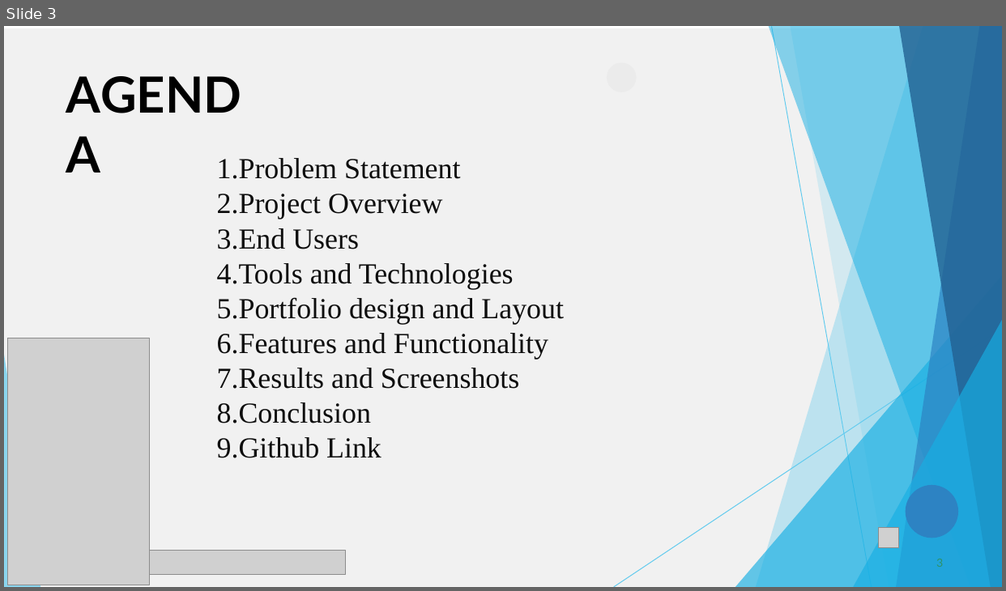
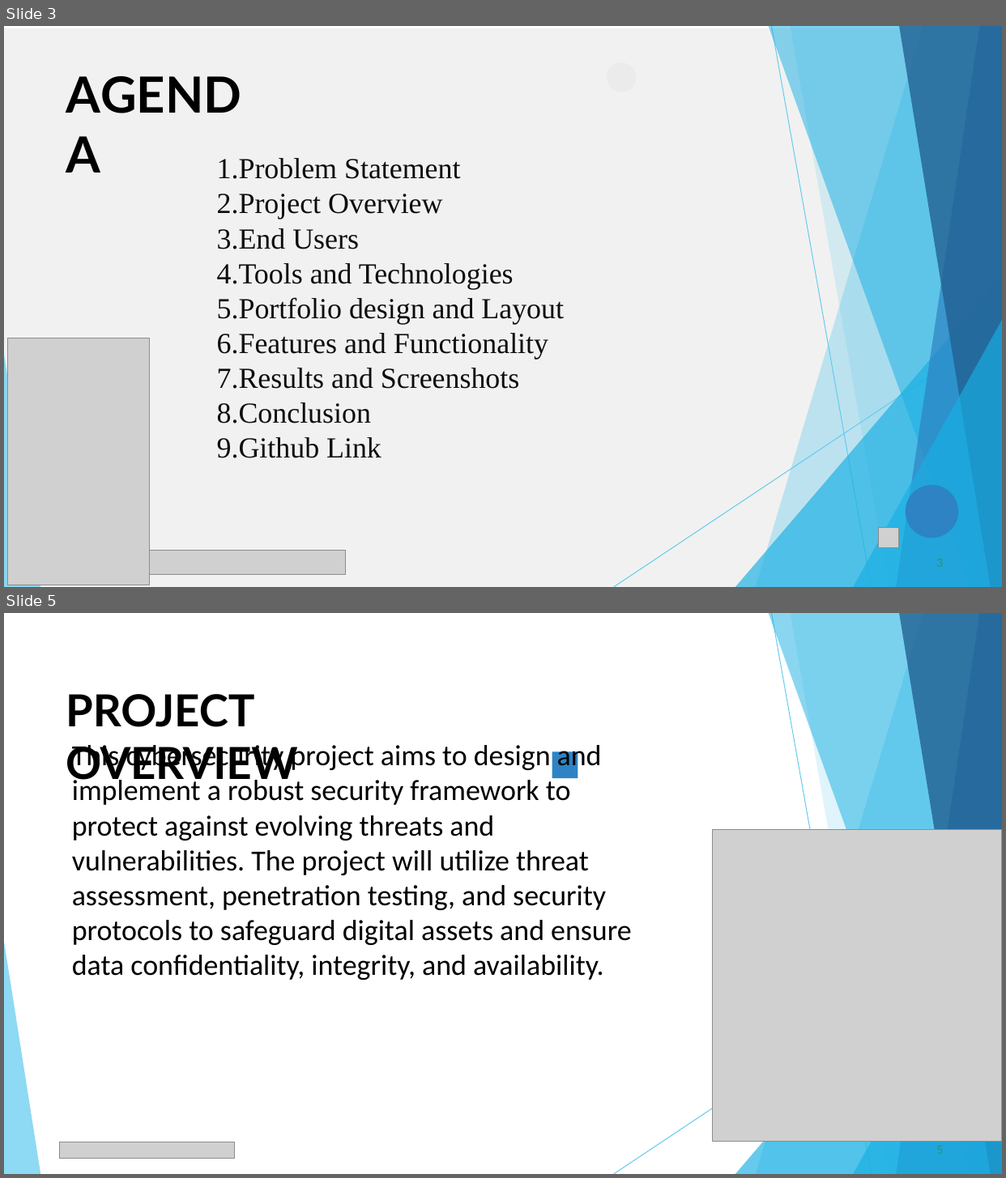
Before and after one commit to bhavani1612007-debug/Bhavani, a slide deck: PPT FWD TNSDC 2025 (2).pptx. Shown one above the other, each under a label of ours: slide 3 before the commit, slides 3 and 5 after it; the slides between them are not shown. The pictures are 1006x591 and 1006x1178 pixels, drawn with LibreOffice and Linux fonts; fonts in the diff are those of the drawing; grey boxes stand for pictures. Boxes give left, top, right and bottom in pixels: in the first picture for what was removed or moved away, otherwise in the second. Text is boxed around its words. In the diff, an @@ line names an element or a change of style, - is before the commit and + after.

```diff
--- a/PPT FWD TNSDC 2025 (2).pptx
+++ b/PPT FWD TNSDC 2025 (2).pptx
@@ slide 5 added at bbox=[4, 613, 1002, 1174], background #FFFFFF @@
@@ freeform shape added at bbox=[756, 613, 1002, 1174], fill #5FCAEE at 36% opacity @@
@@ freeform shape added at bbox=[769, 613, 1002, 1174], fill #17AFE3 at 50% opacity @@
@@ freeform shape added at bbox=[772, 614, 872, 1174], outline #5FCAEE 0.75 pt @@
@@ freeform shape added at bbox=[790, 613, 1002, 1174], fill #5FCAEE at 20% opacity @@
@@ freeform shape added at bbox=[897, 613, 1002, 1174], fill #2D83C3 at 70% opacity @@
@@ freeform shape added at bbox=[899, 613, 1002, 1174], fill #226192 at 80% opacity @@
@@ title added at bbox=[66, 694, 298, 787], 42.5 pt, text #000000, bold @@
+PROJECT OVERVIEW
@@ text added at bbox=[72, 742, 631, 980], 28 pt, text #000000 @@
+This cybersecurity project aims to design and implement a robust security framework to protect against evolving threats and vulnerabilities. The project will utilize threat assessment, penetration testing, and security protocols to safeguard digital assets and ensure data confidentiality, integrity, and availability.
@@ freeform shape added at bbox=[552, 752, 577, 777], fill #2D83C3 @@
@@ picture added at bbox=[713, 830, 1002, 1142] @@
@@ freeform shape added at bbox=[735, 862, 1002, 1174], fill #17AFE3 at 66% opacity @@
@@ freeform shape added at bbox=[614, 915, 1002, 1174], outline #5FCAEE 0.75 pt @@
@@ freeform shape added at bbox=[853, 907, 1002, 1174], fill #17AFE3 at 66% opacity @@
@@ freeform shape added at bbox=[4, 942, 40, 1174], fill #5FCAEE at 70% opacity @@
@@ picture added at bbox=[59, 1142, 235, 1159] @@
@@ page number added at bbox=[936, 1146, 943, 1154], 11 pt, text #2D936B @@
+5
```
Also in this commit, not shown: 2 other slides changed, 7 other slides added, 7 slides removed.
